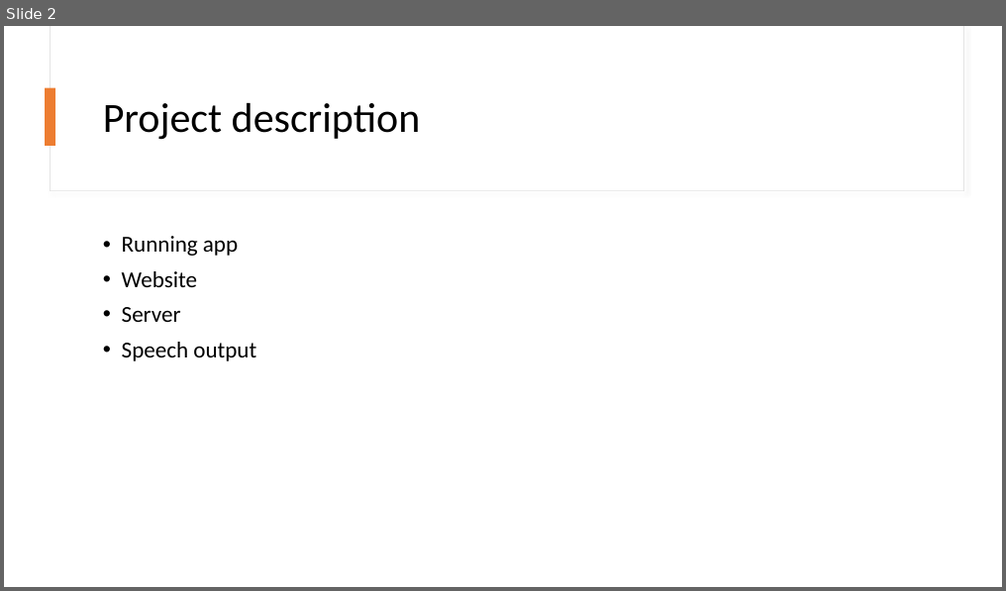
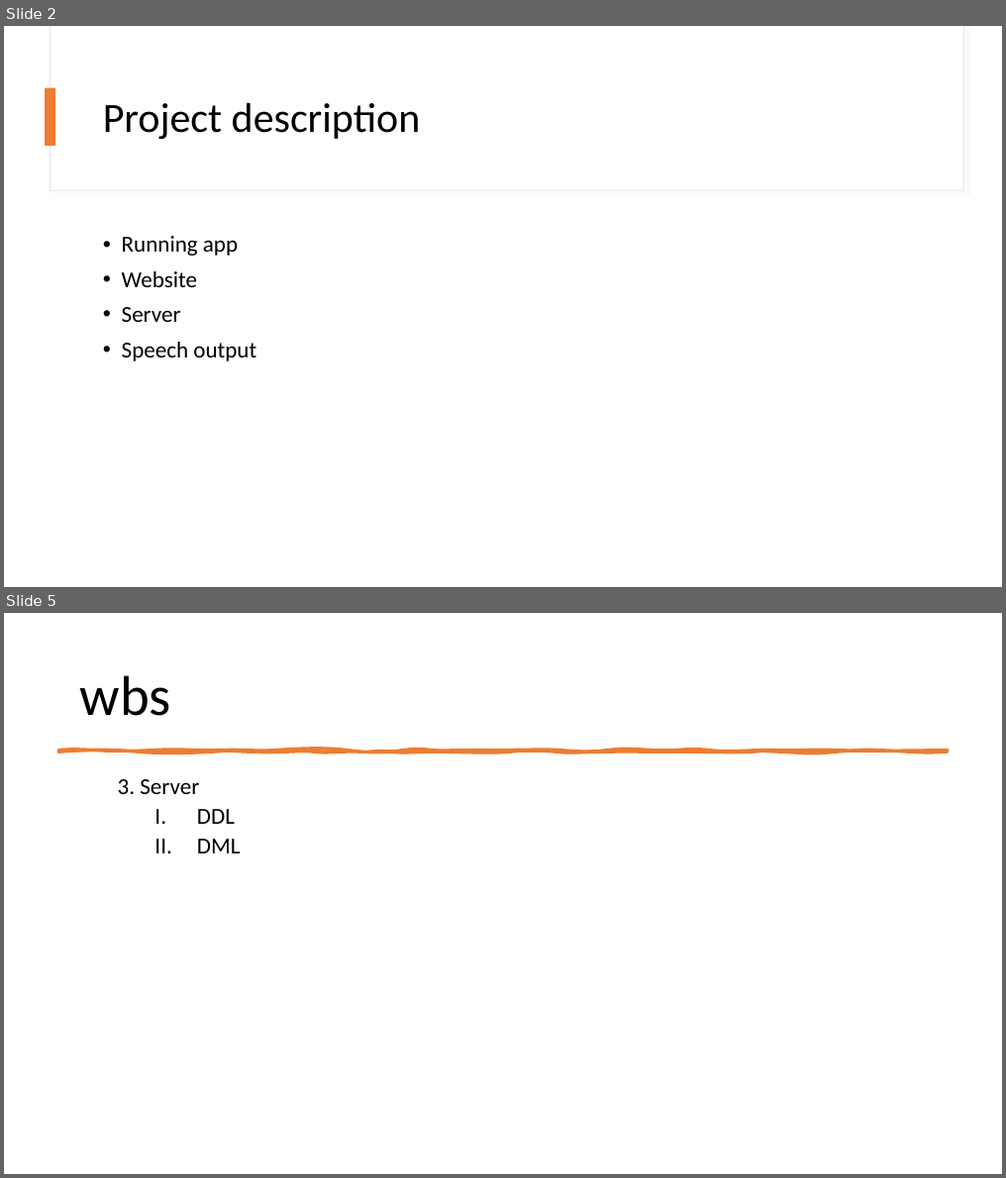
Before and after one commit to nielsver/practice-enterprise, a slide deck: Presentation project.pptx. Shown one above the other, each under a label of ours: slide 2 before the commit, slides 2 and 5 after it; the slides between them are not shown. The pictures are 1006x591 and 1006x1178 pixels, drawn with LibreOffice and Linux fonts; fonts in the diff are those of the drawing. Boxes give left, top, right and bottom in pixels: in the first picture for what was removed or moved away, otherwise in the second. Text is boxed around its words. In the diff, an @@ line names an element or a change of style, - is before the commit and + after.

```diff
--- a/Presentation project.pptx
+++ b/Presentation project.pptx
@@ slide 5 added at [4, 613, 1002, 1174], background #FFFFFF @@
@@ title added at [80, 675, 171, 716], 54 pt, text #000000 @@
+wbs
@@ freeform shape added at [58, 750, 947, 752], fill #ED7D31, outline #ED7D31 3.25 pt @@
@@ text added at [118, 779, 241, 854], 22 pt, text #000000 @@
+  3. Server
+    I. DDL
+    II. DML
```
Also in this commit, not shown: 2 slides changed.
